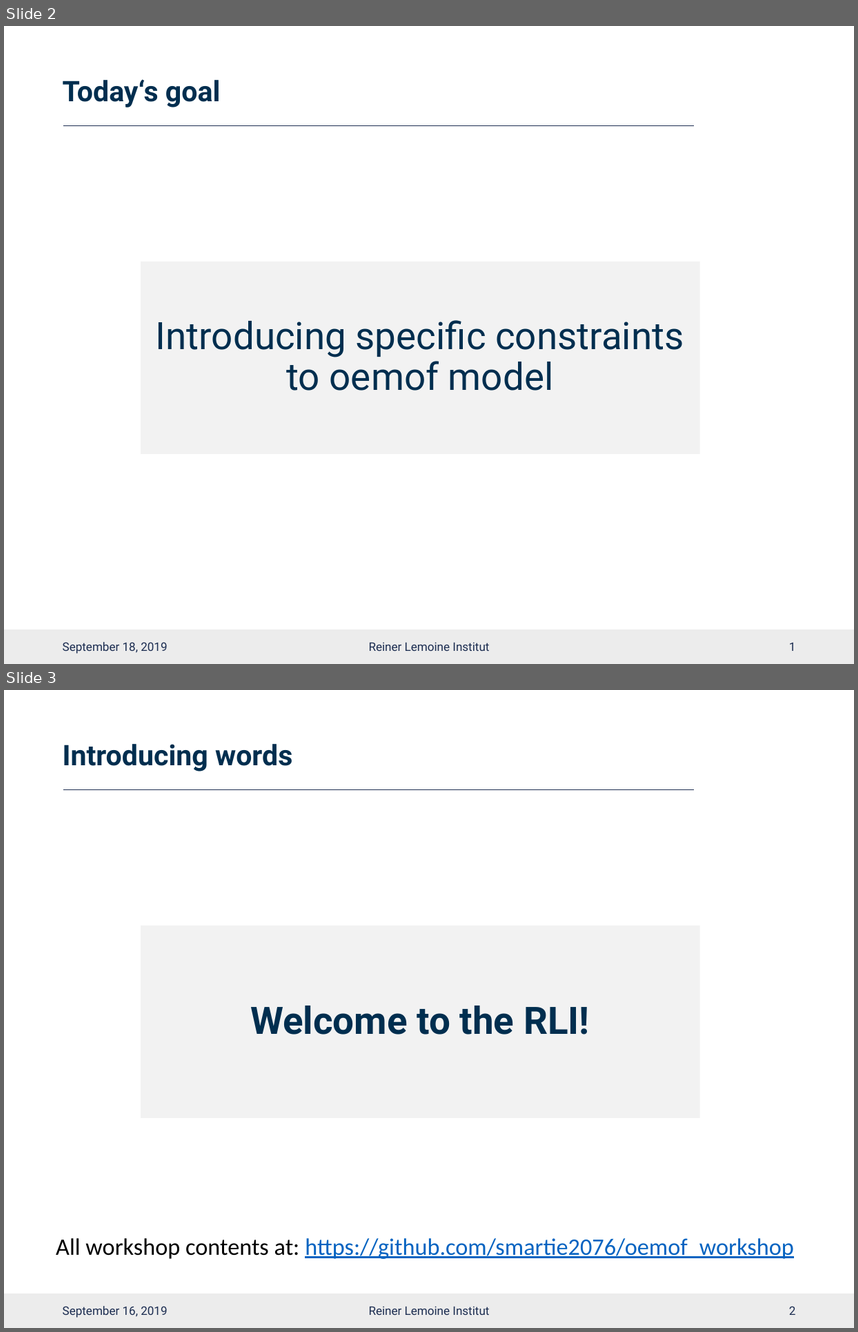
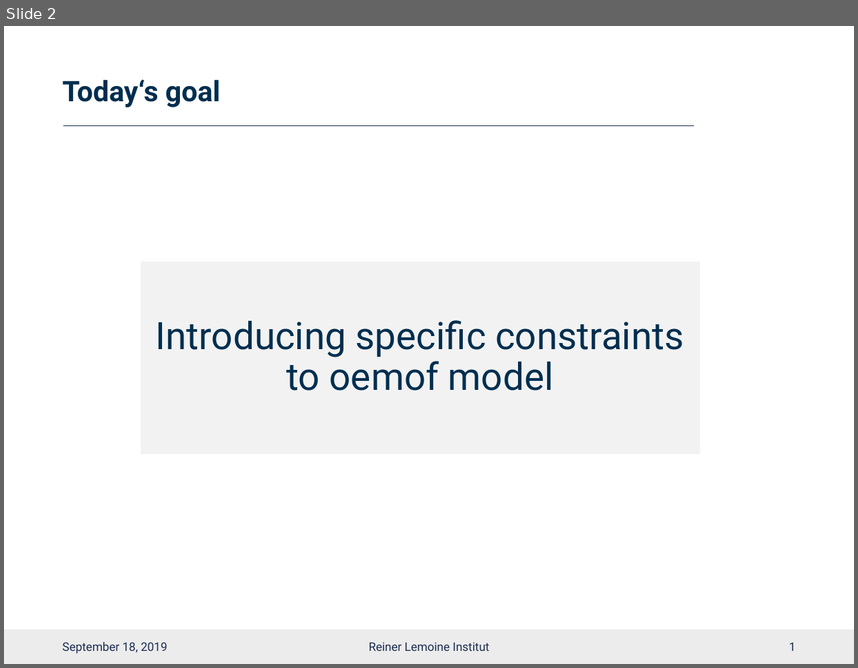
Before and after one commit to smartie2076/oemof_workshop, a slide deck: Oemof_Workshop_06_Kickoff_Wednesday.pptx. Shown one above the other, each under a label of ours: slides 2 and 3 before the commit, slide 2 after it. The pictures are 858x1332 and 858x668 pixels, drawn with LibreOffice and Linux fonts; fonts in the diff are those of the drawing; background and template pictures are left out. Boxes give left, top, right and bottom in pixels: in the first picture for what was removed or moved away, otherwise in the second. Text is boxed around its words. In the diff, an @@ line names an element or a change of style, - is before the commit and + after.

```diff
--- a/Oemof_Workshop_06_Kickoff_Wednesday.pptx
+++ b/Oemof_Workshop_06_Kickoff_Wednesday.pptx
@@ slide 3 removed at (4,690,854,1328), background #FFFFFF; not listed: 2 template elements that a slide beside it also shows @@
@@ title removed at (63,744,292,771) @@
-Introducing words
@@ text removed at (141,925,700,1118) @@
-Welcome to the RLI!
@@ text removed at (56,1238,793,1259) @@
-All workshop contents at: https://github.com/smartie2076/oemof_workshop
@@ text removed at (63,1305,167,1317) @@
-September 16, 2019
@@ text removed at (369,1305,489,1314) @@
-Reiner Lemoine Institut
@@ page number removed at (789,1305,796,1314) @@
-2
```
Also in this commit, not shown: 1 slide changed, 7 other files.
